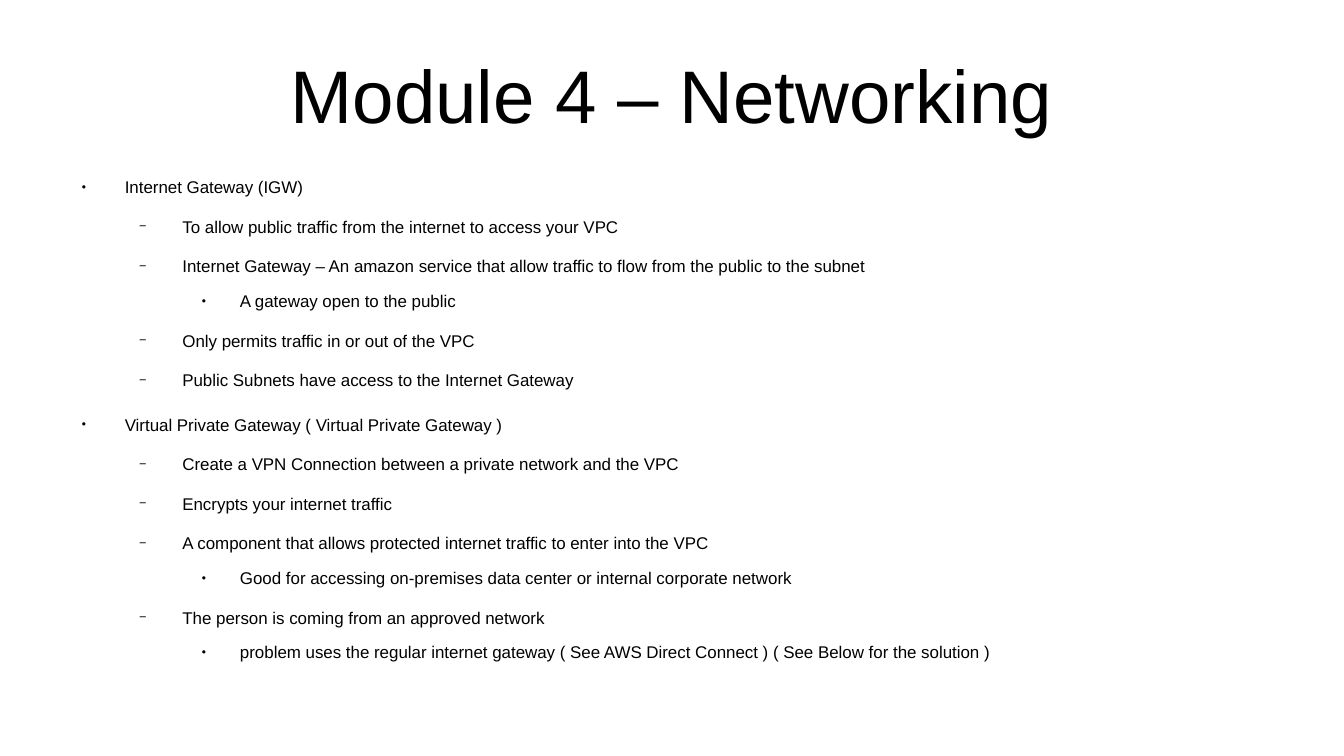
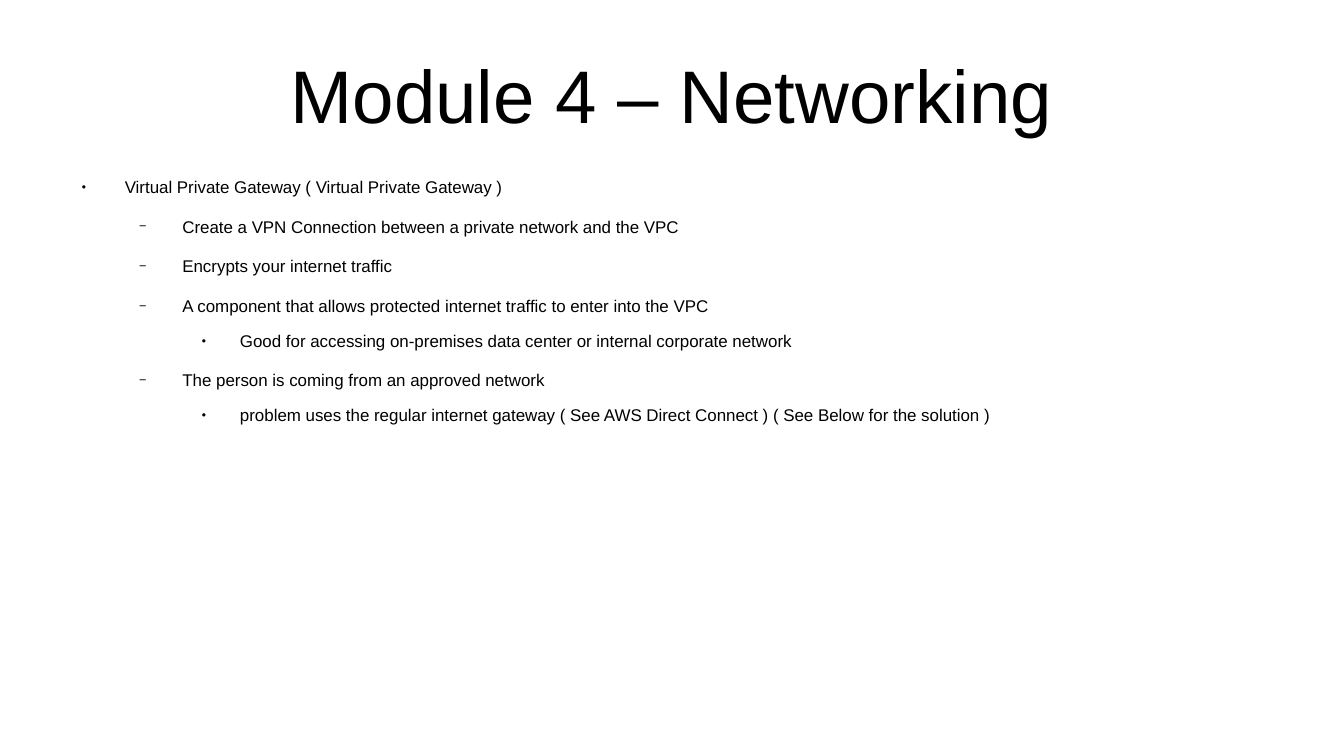
Before and after one commit to CharlesStockman/notesFromCourses, a slide deck: slide 38 of aws/cloud_practitioner/AWS.odp (slide 29 before the commit). Drawn at 1344x756 pixels with LibreOffice and Linux fonts; fonts in the diff are those of the drawing. Boxes give left, top, right and bottom in pixels: in the first picture for what was removed or moved away, otherwise in the second. Text is boxed around its words. In the diff, an @@ line names an element or a change of style, - is before the commit and + after.

```diff
--- a/aws/cloud_practitioner/AWS.odp
+++ b/aws/cloud_practitioner/AWS.odp
@@ text at (x1=125, y1=180, x2=865, y2=390): paragraphs removed @@
-● Internet Gateway (IGW)
-  − To allow public traffic from the internet to access your VPC
-  − Internet Gateway – An amazon service that allow traffic to flow from the public to the subnet
-    ● A gateway open to the public
-  − Only permits traffic in or out of the VPC
-  − Public Subnets have access to the Internet Gateway
```
Also in this commit, not shown: 24 other slides changed, 21 slides added, 21 slides removed, 10 other files.
